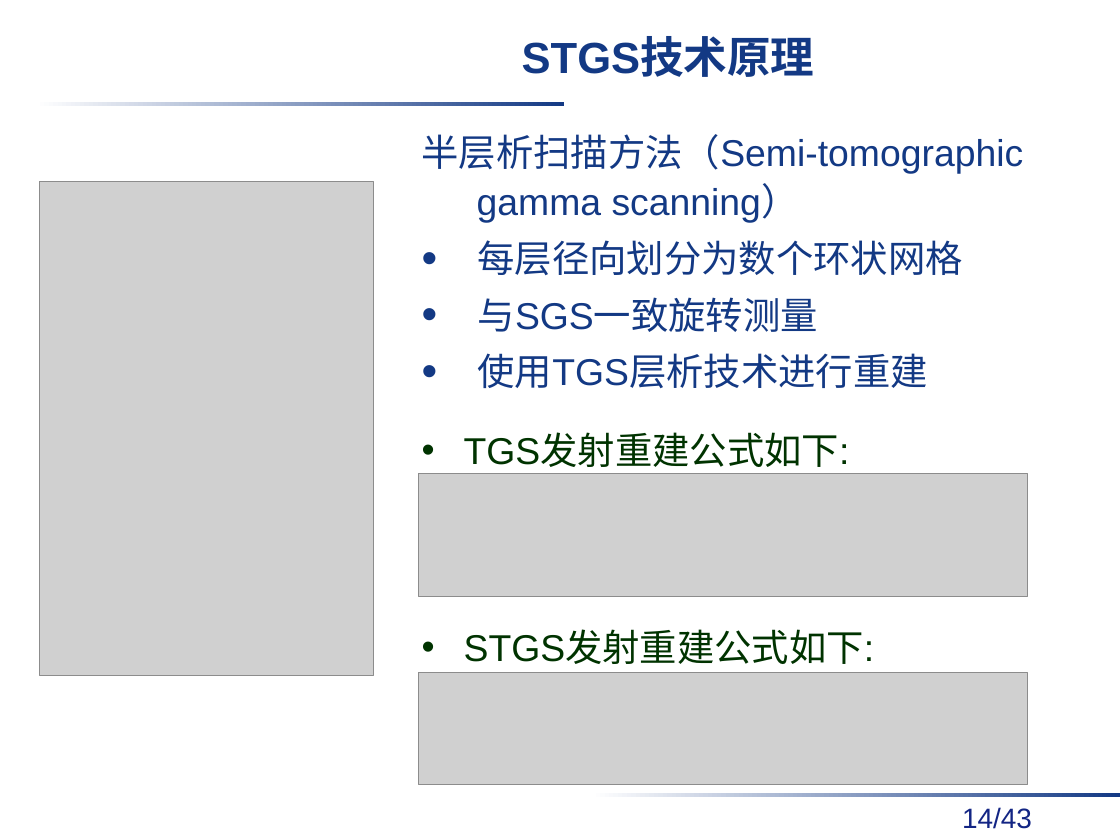
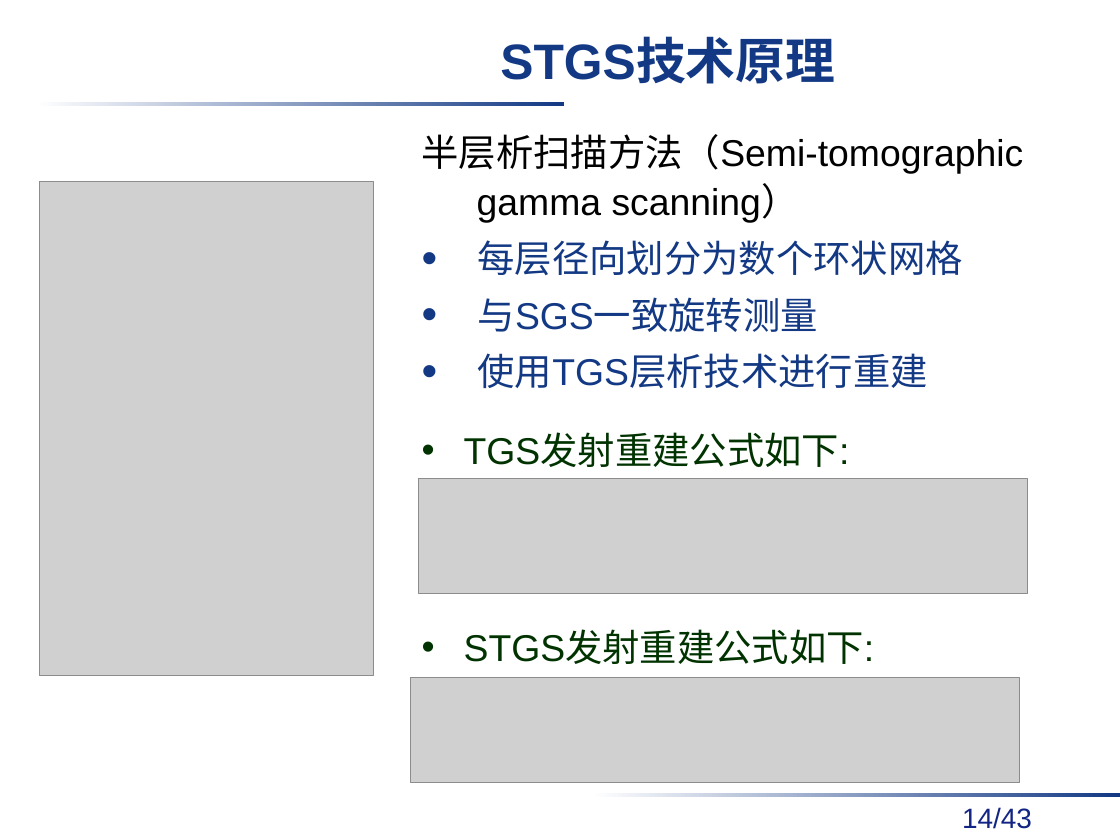
Before and after one commit to danxibao/NDAPapers, a slide deck: slide 14 of 答辩/毕业答辩报告v2-饶开源.pptx. Drawn at 1120x840 pixels with LibreOffice and Linux fonts; fonts in the diff are those of the drawing; grey boxes stand for pictures; background and template pictures are left out. Boxes give left, top, right and bottom in pixels: in the first picture for what was removed or moved away, otherwise in the second. Text is boxed around its words. In the diff, an @@ line names an element or a change of style, - is before the commit and + after.

```diff
--- a/答辩/毕业答辩报告v2-饶开源.pptx
+++ b/答辩/毕业答辩报告v2-饶开源.pptx
@@ text "STGS技术原理" at (x1=500, y1=39, x2=835, y2=84): size 28 to 32 pt @@
@@ text at (x1=422, y1=134, x2=1024, y2=223): text colour #133984 to #000000 in "半层析扫描方法（Semi-tomographic gamma scanning）" @@
@@ picture resized from (x1=419, y1=474, x2=1028, y2=597) to (x1=419, y1=478, x2=1028, y2=594) @@
@@ picture resized from (x1=419, y1=673, x2=1028, y2=784) to (x1=411, y1=678, x2=1020, y2=783) @@
```
Also in this commit, not shown: 20 other slides changed.
